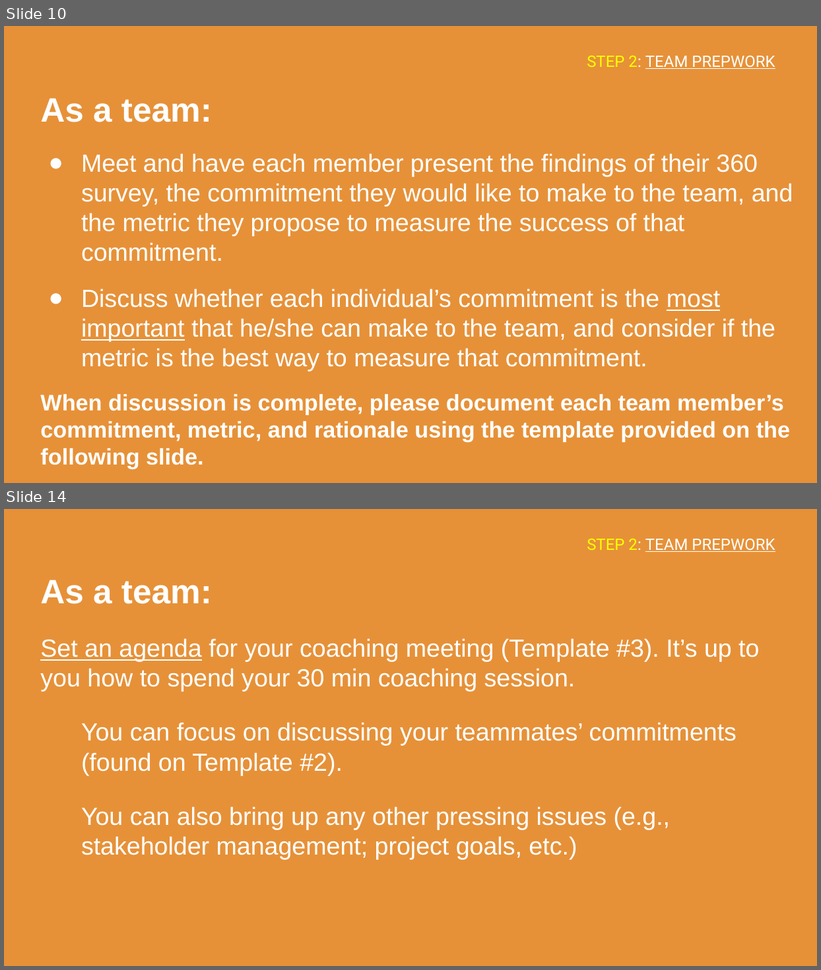
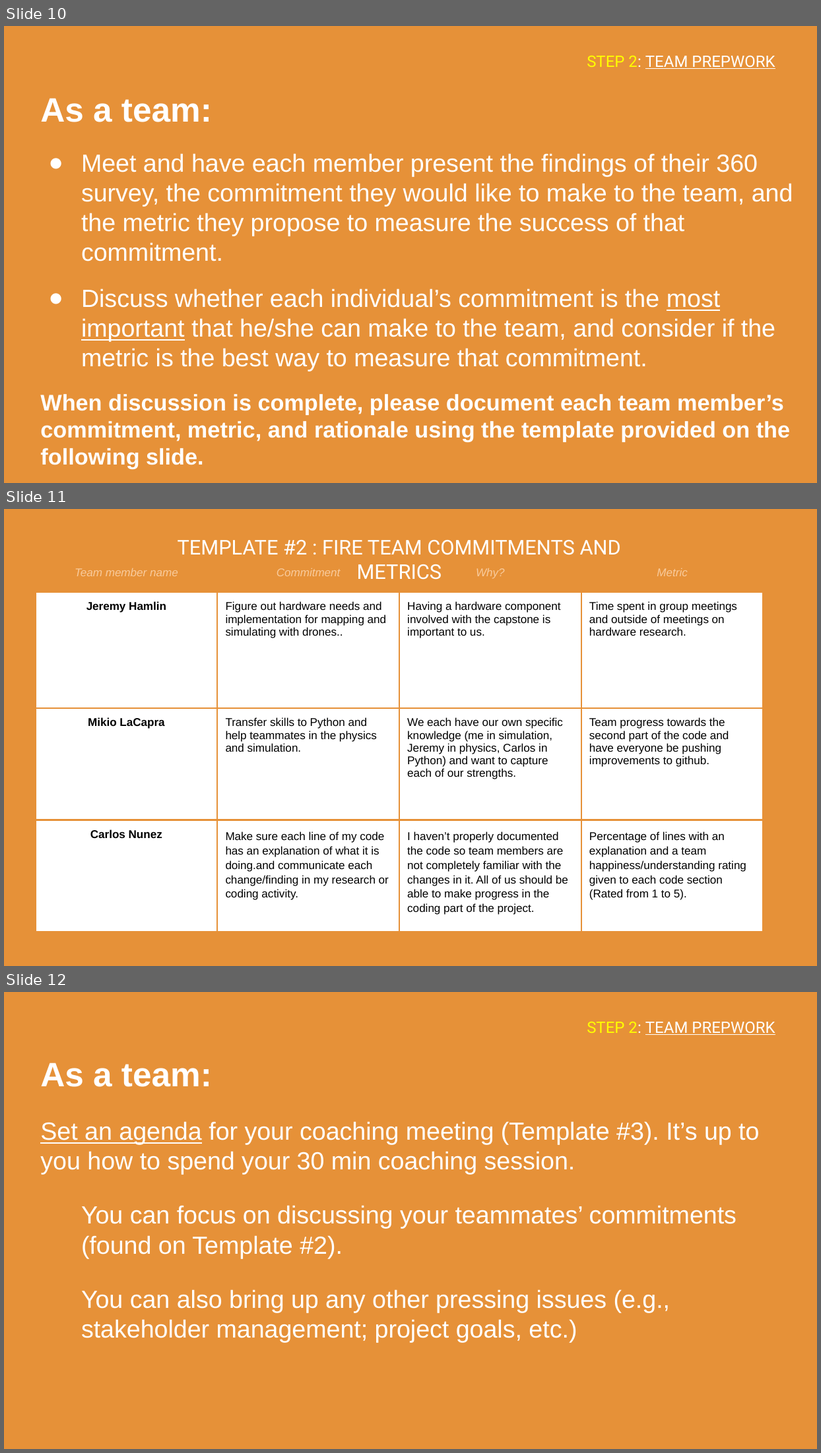
Before and after one commit to carlosnunezc94/Fire_Technologies, a slide deck: ENGIN_270K_Coaching/Module_1/E270K_Module_1.pptx. Shown one above the other, each under a label of ours: slides 10 and 14 before the commit, slides 10, 11 and 12 after it; the slides between them are not shown. The pictures are 821x970 and 821x1453 pixels, drawn with LibreOffice and Linux fonts; fonts in the diff are those of the drawing. Boxes give left, top, right and bottom in pixels: in the first picture for what was removed or moved away, otherwise in the second. Text is boxed around its words. In the diff, an @@ line names an element or a change of style, - is before the commit and + after.

```diff
--- a/ENGIN_270K_Coaching/Module_1/E270K_Module_1.pptx
+++ b/ENGIN_270K_Coaching/Module_1/E270K_Module_1.pptx
@@ slide 11 added at (4, 509, 817, 966), background #E69138 @@
@@ title added at (178, 540, 621, 580), 18 pt, text #FFFFFF @@
+TEMPLATE #2 : FIRE TEAM COMMITMENTS AND METRICS
@@ table added at (36, 559, 764, 918), 4 rows, 4 columns @@
+Team member name | Commitment | Why? | Metric
+Jeremy Hamlin | Figure out hardware needs and implementation for mapping and simulating with drones.. | Having a hardware component involved with the capstone is important to us. | Time spent in group meetings and outside of meetings on hardware research.
+Mikio LaCapra | Transfer skills to Python and help teammates in the physics and simulation. | We each have our own specific knowledge (me in simulation, Jeremy in physics, Carlos in Python) and want to capture each of our strengths. | Team progress towards the second part of the code and have everyone be pushing improvements to github.
+Carlos Nunez | Make sure each line of my code has an explanation of what it is doing.and communicate each change/finding in my research or coding activity. | I haven’t properly documented the code so team members are not completely familiar with the changes in it. All of us should be able to make progress in the coding part of the project. | Percentage of lines with an explanation and a team happiness/understanding rating given to each code section (Rated from 1 to 5).
@@ what was slide 14 is now slide 12 @@
```
Also in this commit, not shown: 4 slides changed, 1 other slide added, 5 slides removed.
